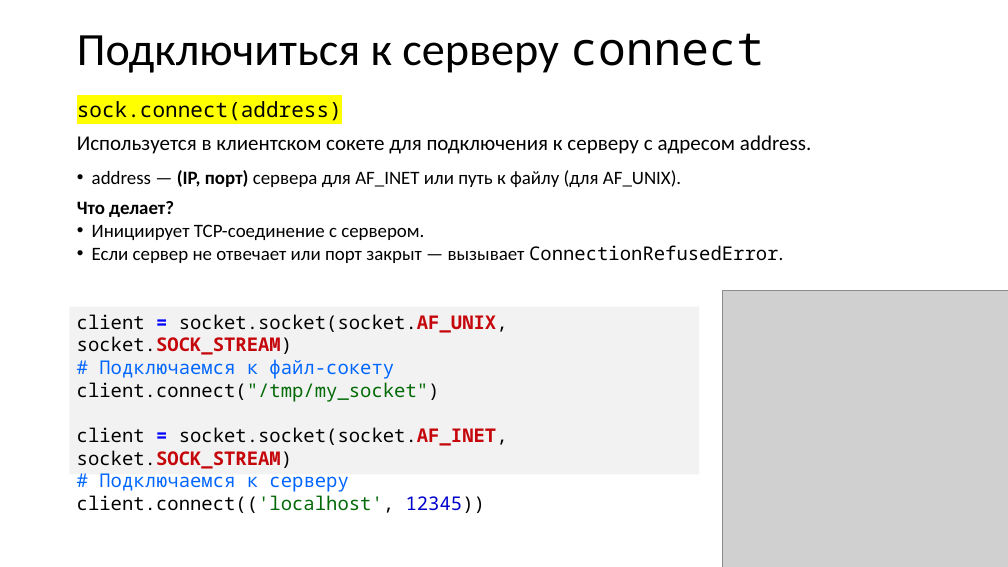
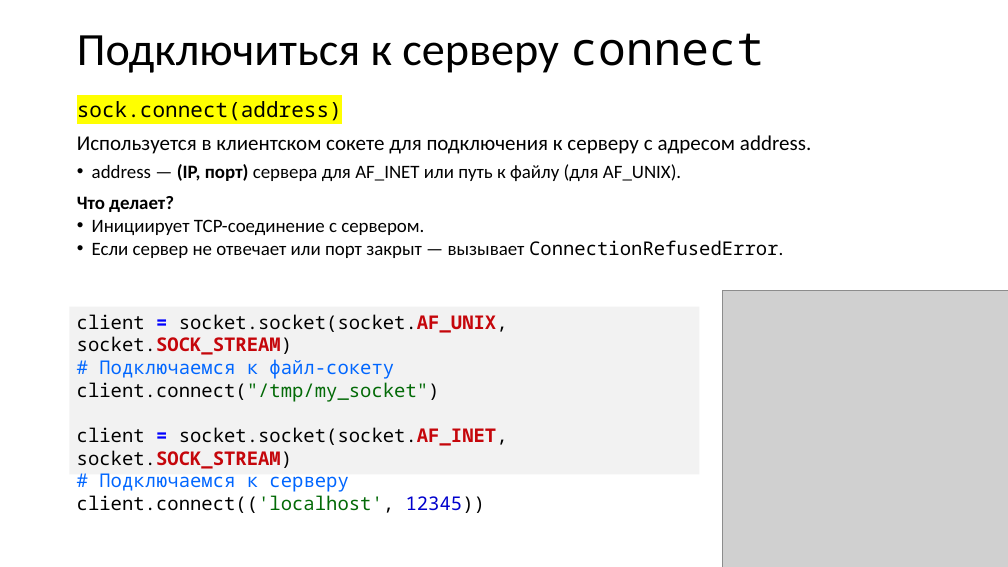
Before and after one commit to xtrueman/network_programming, a slide deck: slide 14 of Sockets.pptx. Drawn at 1008x567 pixels with LibreOffice and Linux fonts; fonts in the diff are those of the drawing; grey boxes stand for pictures. Boxes give left, top, right and bottom in pixels: in the first picture for what was removed or moved away, otherwise in the second. Text is boxed around its words. In the diff, an @@ line names an element or a change of style, - is before the commit and + after.

```diff
--- a/Sockets.pptx
+++ b/Sockets.pptx
@@ text at box(92, 164, 681, 181): less space between paragraphs @@
```
Also in this commit, not shown: 15 other slides changed, 1 slide added, 3 other files.
